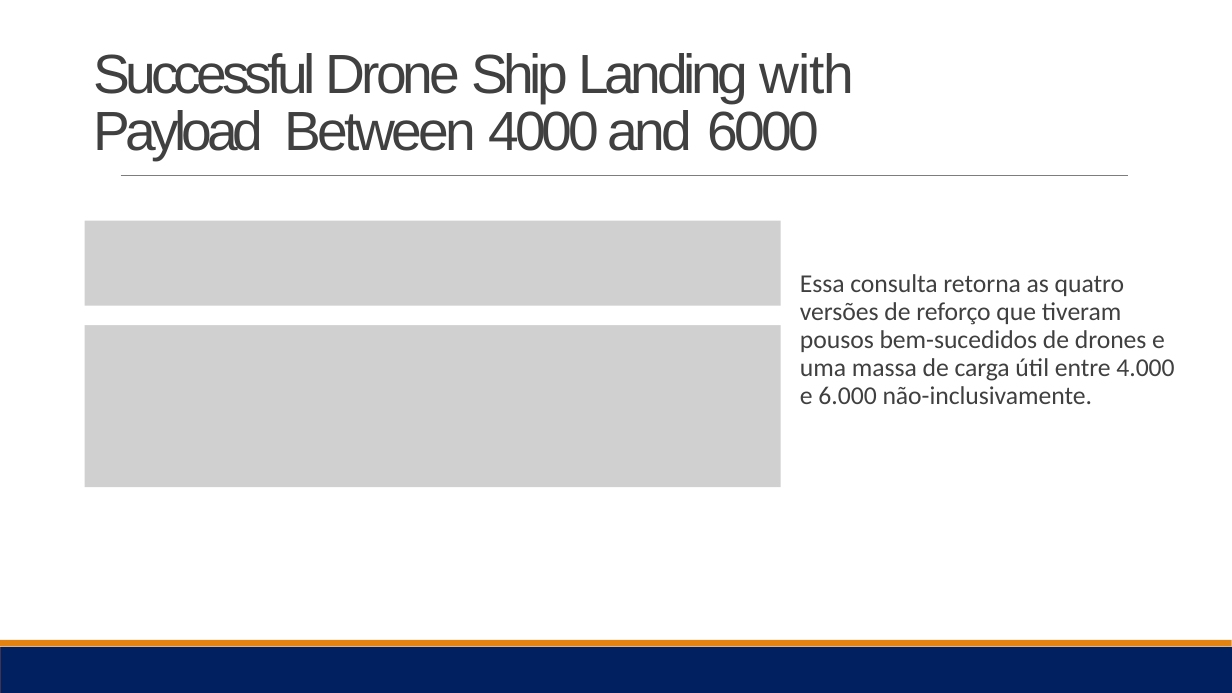
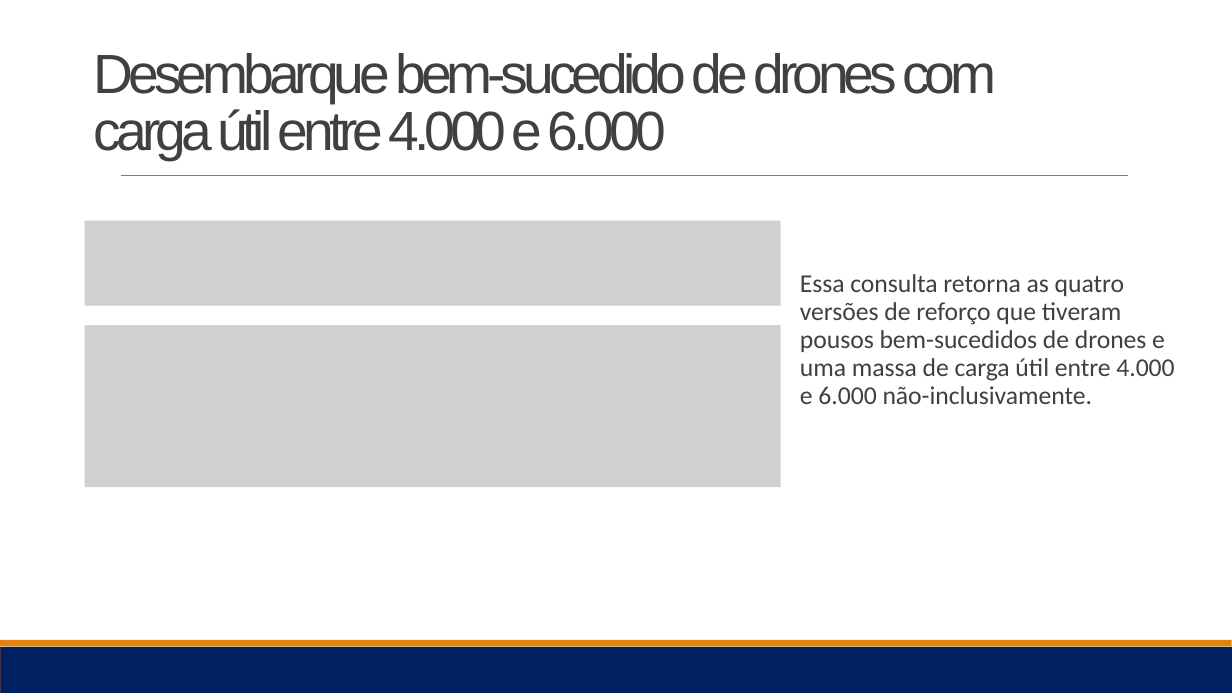
Before and after one commit to yraion/IBM-Data-Science, a slide deck: slide 30 of Data Science Journey -IBM -Robson Cruz.pptx. Drawn at 1232x693 pixels with LibreOffice and Linux fonts; fonts in the diff are those of the drawing; grey boxes stand for pictures. Boxes give left, top, right and bottom in pixels: in the first picture for what was removed or moved away, otherwise in the second. Text is boxed around its words. In the diff, an @@ line names an element or a change of style, - is before the commit and + after.

```diff
--- a/Data Science Journey -IBM -Robson Cruz.pptx
+++ b/Data Science Journey -IBM -Robson Cruz.pptx
@@ title at bbox=[94, 53, 996, 160]: text changed @@
-Successful Drone Ship Landing with Payload Between 4000 and 6000
+Desembarque bem-sucedido de drones com carga útil entre 4.000 e 6.000
```
Also in this commit, not shown: 13 other slides changed, 1 other file.
